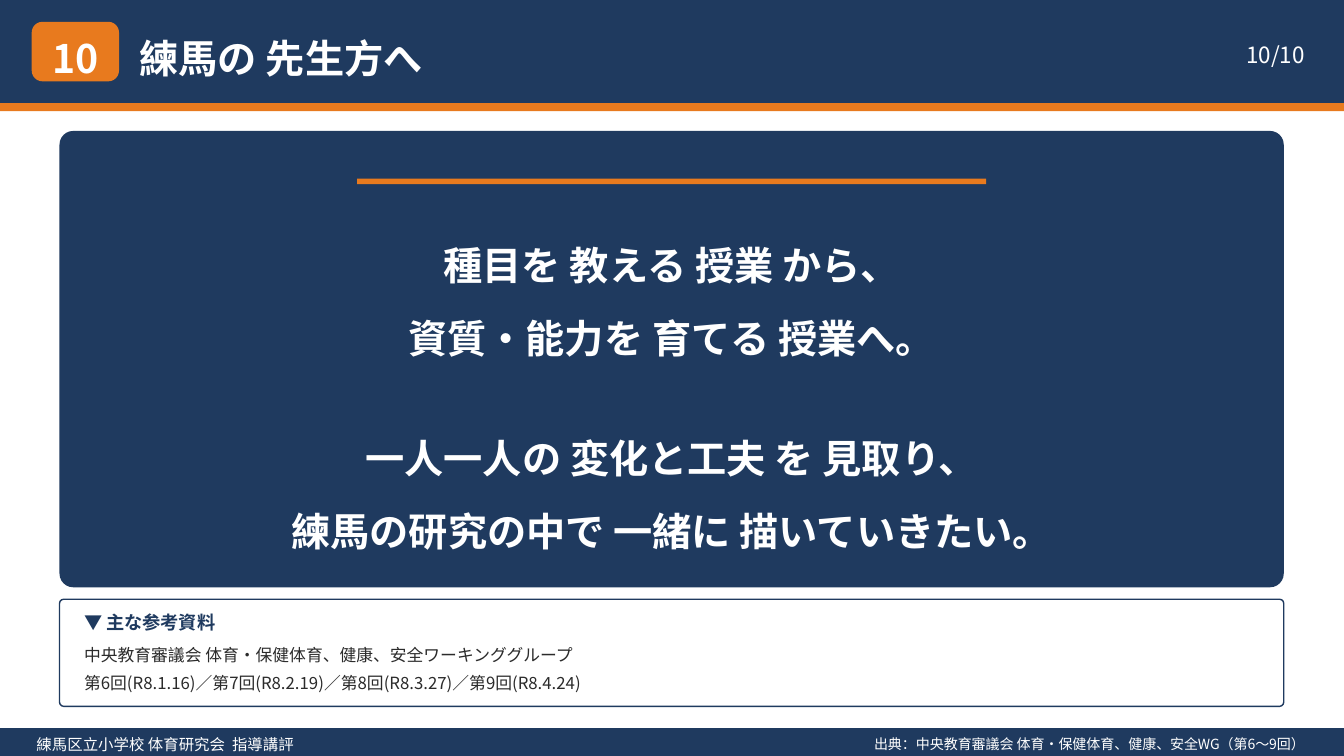
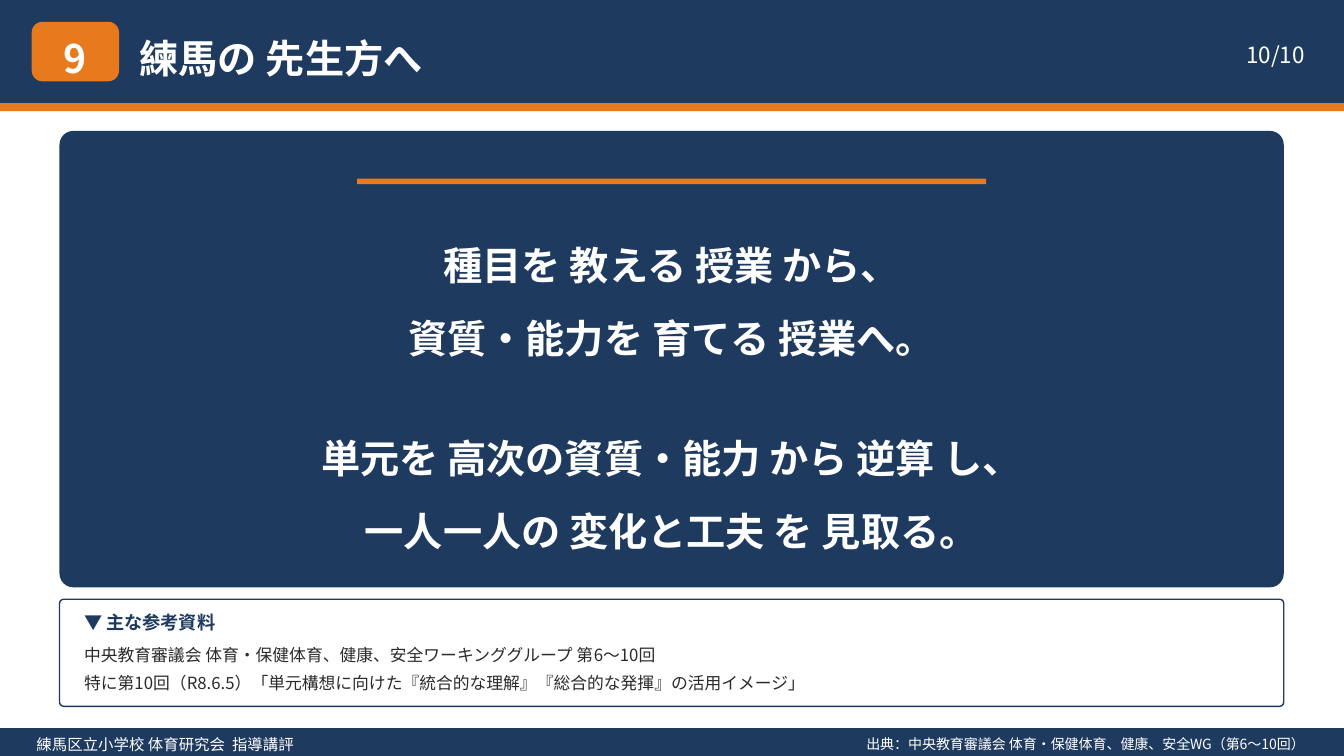
Before and after one commit to contynet730-star/con30, a slide deck: slide 10 of 体育・保健体育の方向性_指導講評.pptx. Drawn at 1344x756 pixels with LibreOffice and Linux fonts; fonts in the diff are those of the drawing. Boxes give left, top, right and bottom in pixels: in the first picture for what was removed or moved away, otherwise in the second. Text is boxed around its words. In the diff, an @@ line names an element or a change of style, - is before the commit and + after.

```diff
--- a/体育・保健体育の方向性_指導講評.pptx
+++ b/体育・保健体育の方向性_指導講評.pptx
@@ text at [64,43,87,84]: text changed @@
-10
+9
@@ text at [321,439,1022,550]: text changed @@
-一人一人の 変化と工夫 を 見取り、
-練馬の研究の中で 一緒に 描いていきたい。
+単元を 高次の資質・能力 から 逆算 し、
+一人一人の 変化と工夫 を 見取る。
@@ text at [84,647,805,691]: text changed @@
-中央教育審議会 体育・保健体育、健康、安全ワーキンググループ
-第6回(R8.1.16)／第7回(R8.2.19)／第8回(R8.3.27)／第9回(R8.4.24)
+中央教育審議会 体育・保健体育、健康、安全ワーキンググループ 第6～10回
+特に第10回（R8.6.5）「単元構想に向けた『統合的な理解』『総合的な発揮』の活用イメージ」
@@ text at [866,737,1305,750]: text changed @@
-出典：中央教育審議会 体育・保健体育、健康、安全WG（第6～9回）
+出典：中央教育審議会 体育・保健体育、健康、安全WG（第6～10回）
```
Also in this commit, not shown: 5 other slides changed, 4 slides added, 4 slides removed, 1 other file.
